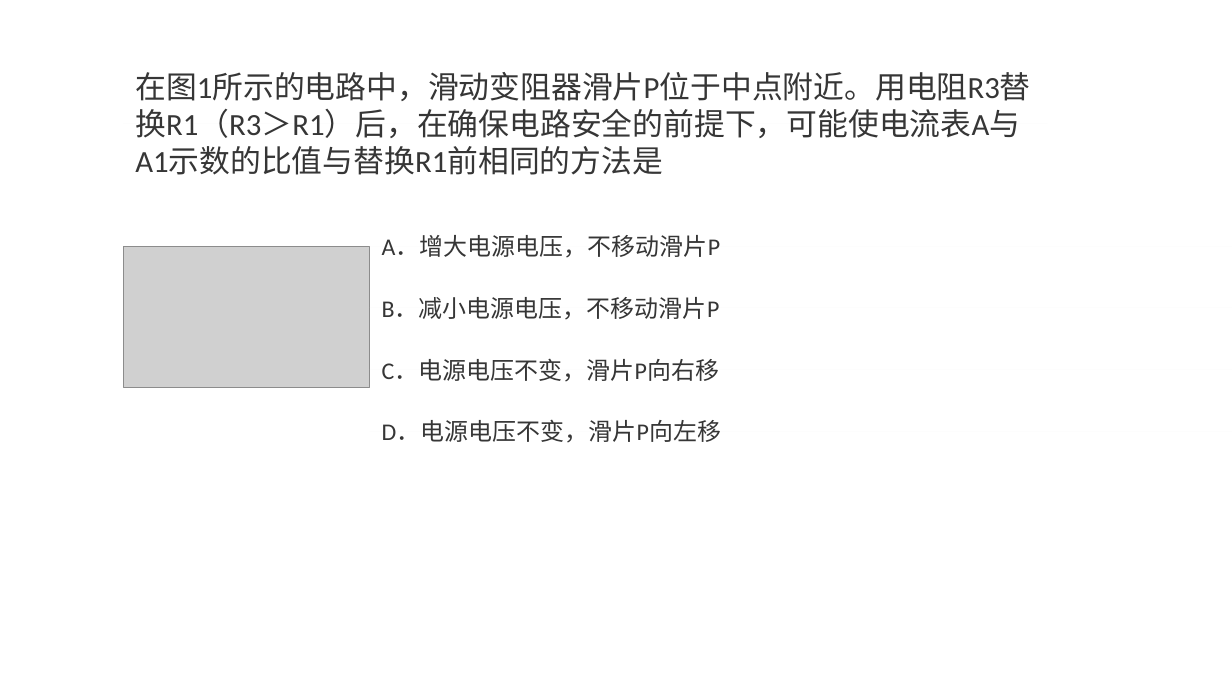
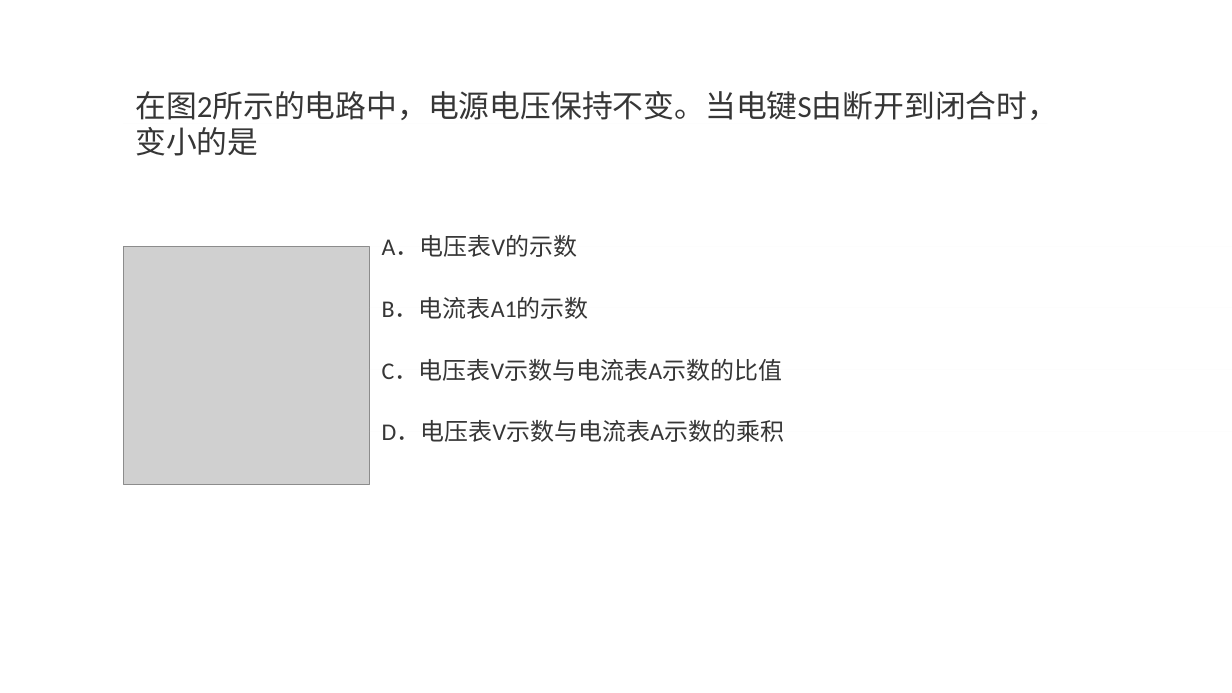
Before and after one commit to momoko8443/mang_project, a slide deck: slide 8 of question.pptx (slide 5 before the commit). Drawn at 1232x693 pixels with LibreOffice and Linux fonts; fonts in the diff are those of the drawing; grey boxes stand for pictures. Boxes give left, top, right and bottom in pixels: in the first picture for what was removed or moved away, otherwise in the second. Text is boxed around its words. In the diff, an @@ line names an element or a change of style, - is before the commit and + after.

```diff
--- a/question.pptx
+++ b/question.pptx
@@ text added at bbox=[135, 91, 1058, 156], 18 pt, text #363636 @@
+在图2所示的电路中，电源电压保持不变。当电键S由断开到闭合时，变小的是
@@ rectangle removed at bbox=[123, 123, 1047, 123] @@
-在图1所示的电路中，滑动变阻器滑片P位于中点附近。用电阻R3替换R1（R3＞R1）后，在确保电路安全的前提下，可能使电流表A与A1示数的比值与替换R1前相同的方法是
@@ text at bbox=[382, 235, 578, 257]: text changed @@
-A．增大电源电压，不移动滑片P
+A．电压表V的示数
@@ picture: place and size @@
-picture at bbox=[123, 246, 370, 387]
+picture at bbox=[123, 246, 370, 484]
@@ text at bbox=[382, 297, 589, 319]: text changed @@
-B．减小电源电压，不移动滑片P
+B．电流表A1的示数
@@ text at bbox=[382, 359, 783, 381]: text changed @@
-C．电源电压不变，滑片P向右移
+C．电压表V示数与电流表A示数的比值
@@ text at bbox=[382, 420, 785, 442]: text changed @@
-D．电源电压不变，滑片P向左移
+D．电压表V示数与电流表A示数的乘积
```
Also in this commit, not shown: 3 other slides changed, 4 slides added, 2 slides removed, 2 other files.
